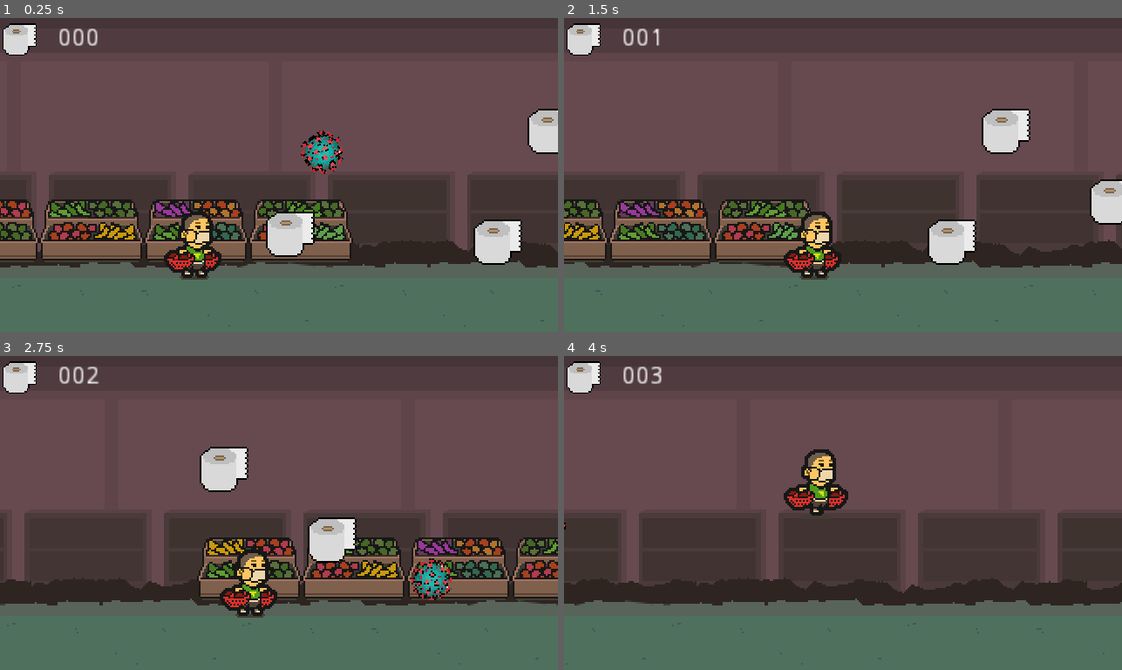
Above: before the commit, frames 1-4 (two rows, left to right).
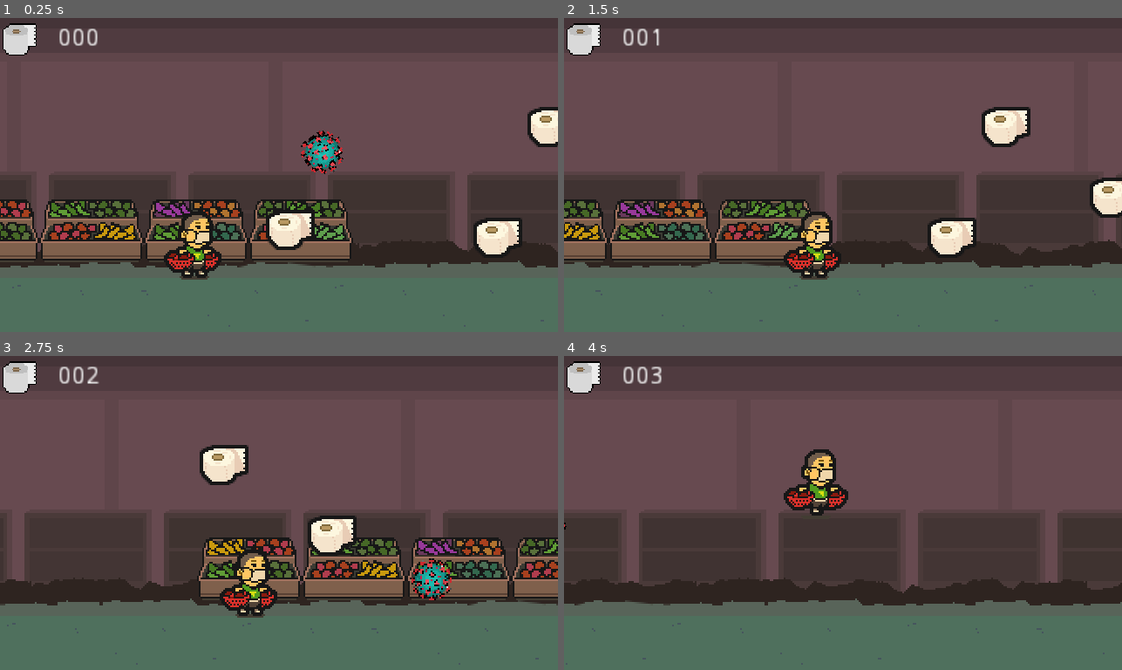
Above: after the commit, the same moments.

Repository: progsource/ssj2020_1
Game: Godot game, scene res://scenes/Game.tscn
Two runs of this game, one before a commit and one after it. Both use one fixed random seed, a clock stepped at 60 frames per second and the inputs below.
Inputs:
- Up to frame 1 (0.25 s): no input
- Up to frame 2 (1.5 s): hold Right (ui_right) from 0.53 s (still down); tap Space (ui_select) at 0.77 s
- Up to frame 3 (2.75 s): tap Space (ui_select) at 1.52 s; release Right (ui_right) at 2.03 s; hold Left (ui_left) from 2.03 s (still down)
- Up to frame 4 (4 s): release Left (ui_left) at 2.78 s; hold Right (ui_right) from 2.78 s (still down); tap Space (ui_select) at 3.02, 3.77 s

The runs differ from the first frame. In frame 1, 2.7% of the frame differs, in the area x 47-100%, y 28-79%; in frame 2, 2.8%, in the area x 65-100%, y 28-79%; in frame 3, 2.0%; in frame 4, nothing differs.

Commit message:
exchanged toilet paper

Diff:
--- a/code/packed/Toiletpaper.tscn
+++ b/code/packed/Toiletpaper.tscn
@@ -1,18 +1,40 @@
-[gd_scene load_steps=4 format=2]
+[gd_scene load_steps=5 format=2]
 
 [ext_resource path="res://scripts/Toiletpaper.gd" type="Script" id=1]
-[ext_resource path="res://assets/gfx/item/toiletpaper.png" type="Texture" id=2]
+[ext_resource path="res://assets/gfx/item/toilet_paper.png" type="Texture" id=2]
 
 [sub_resource type="RectangleShape2D" id=1]
-extents = Vector2( 14, 13 )
+extents = Vector2( 14, 12 )
+
+[sub_resource type="Animation" id=2]
+resource_name = "paper"
+length = 0.4
+loop = true
+tracks/0/type = "value"
+tracks/0/path = NodePath("Sprite:region_rect")
+tracks/0/interp = 1
+tracks/0/loop_wrap = true
+tracks/0/imported = false
+tracks/0/enabled = true
+tracks/0/keys = {
+"times": PoolRealArray( 0, 0.1, 0.2, 0.3 ),
+"transitions": PoolRealArray( 1, 1, 1, 1 ),
+"update": 1,
+"values": [ Rect2( 0, 0, 32, 32 ), Rect2( 32, 0, 32, 32 ), Rect2( 64, 0, 32, 32 ), Rect2( 96, 0, 32, 32 ) ]
+}
 
 [node name="Toiletpaper" type="Area2D"]
 script = ExtResource( 1 )
 
-[node name="CollisionShape2D" type="CollisionShape2D" parent="."]
-position = Vector2( 0, -13 )
-shape = SubResource( 1 )
-
 [node name="Sprite" type="Sprite" parent="."]
 position = Vector2( 0, -16 )
 texture = ExtResource( 2 )
+region_enabled = true
+region_rect = Rect2( 0, 0, 32, 32 )
+
+[node name="CollisionShape2D" type="CollisionShape2D" parent="."]
+position = Vector2( 0, -16 )
+shape = SubResource( 1 )
+
+[node name="AnimationPlayer" type="AnimationPlayer" parent="."]
+anims/paper = SubResource( 2 )
--- a/code/scripts/Toiletpaper.gd
+++ b/code/scripts/Toiletpaper.gd
@@ -6,6 +6,7 @@
 	EventBus.connect("item_picked_up", self, "_on_item_picked_up")
 	# warning-ignore:return_value_discarded
 	connect("body_entered", self, "_on_body_entered")
+	$AnimationPlayer.play()
 
 func _on_item_picked_up(sender_id) -> void:
 	if get_instance_id() == sender_id:
